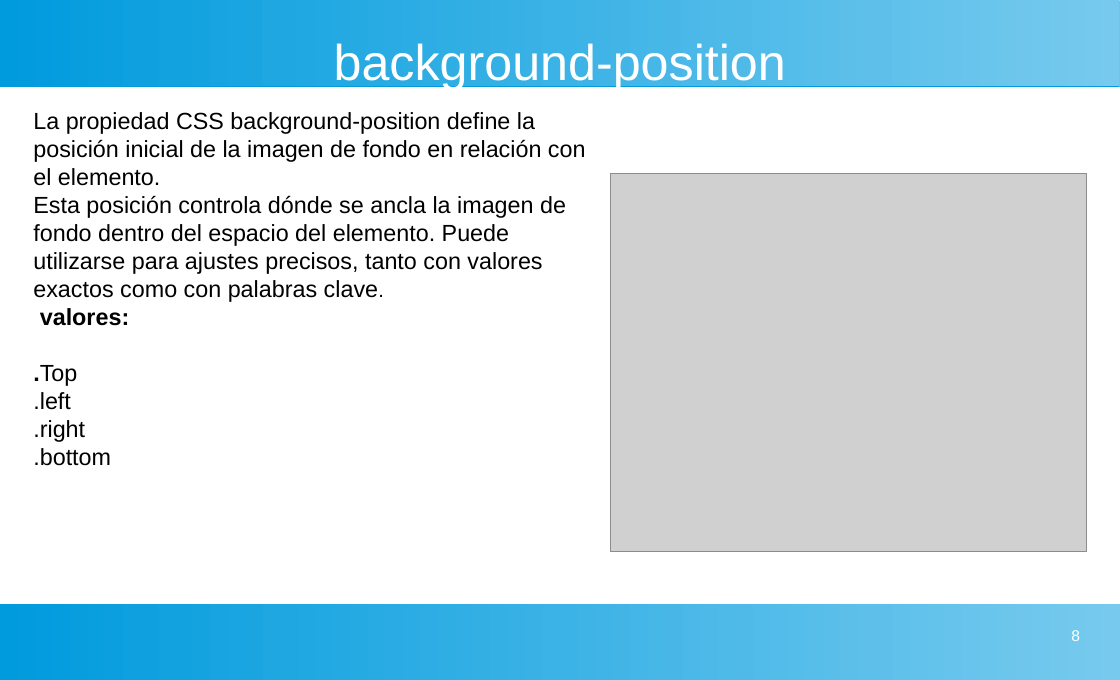
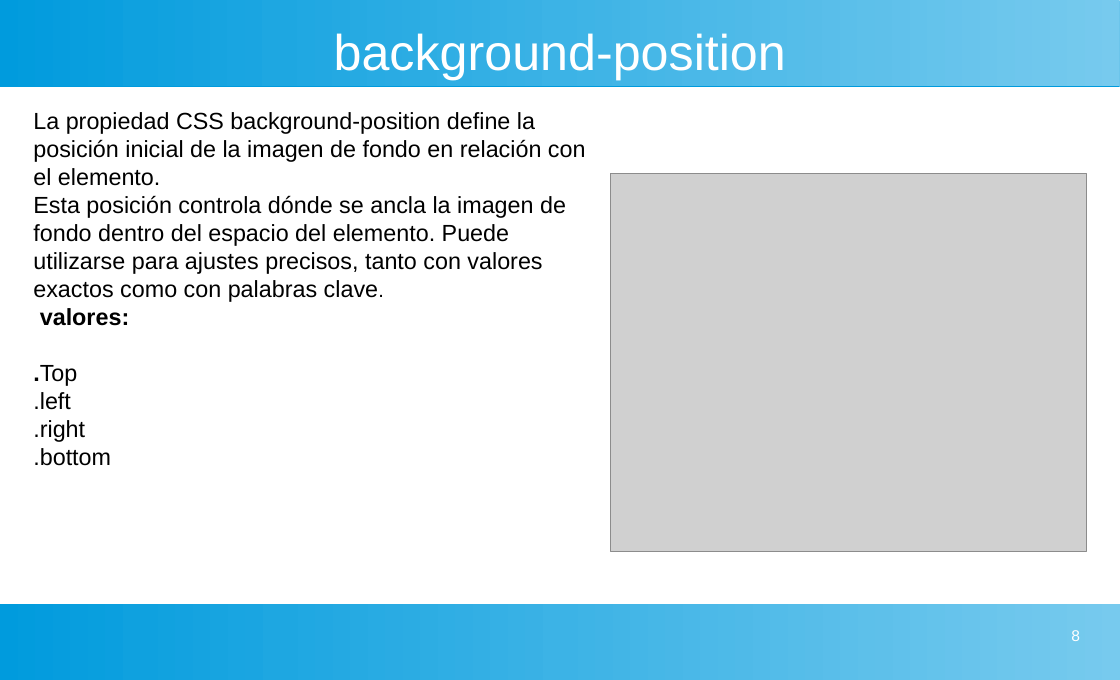
Before and after one commit to gaizkamg/HTML-CSS-Entregable, a slide deck: slide 8 of Presentacion/presentacion-background.odp. Drawn at 1120x680 pixels with LibreOffice and Linux fonts; fonts in the diff are those of the drawing; grey boxes stand for pictures. Boxes give left, top, right and bottom in pixels: in the first picture for what was removed or moved away, otherwise in the second. Text is boxed around its words. In the diff, an @@ line names an element or a change of style, - is before the commit and + after.

```diff
--- a/Presentacion/presentacion-background.odp
+++ b/Presentacion/presentacion-background.odp
@@ title "background-position": place and size @@
-title "background-position" at [334,43,786,90]
+title "background-position" at [334,33,786,80]
```
Also in this commit, not shown: 1 other slide changed, 1 slide added, 1 slide removed, 1 other file.
